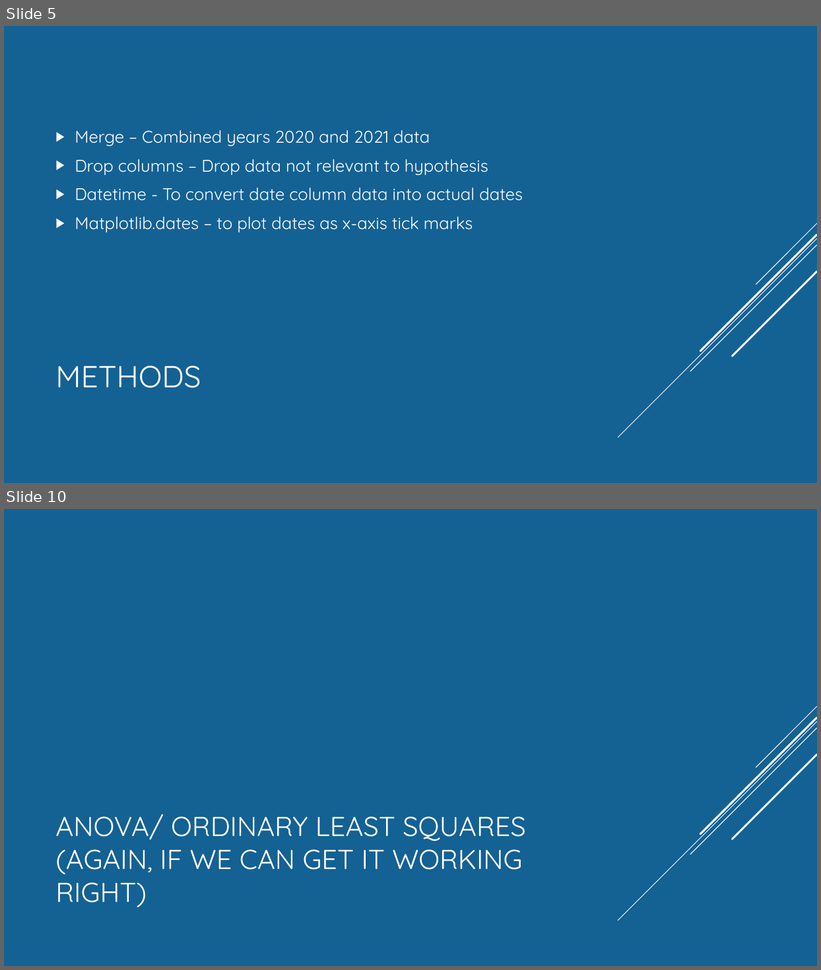
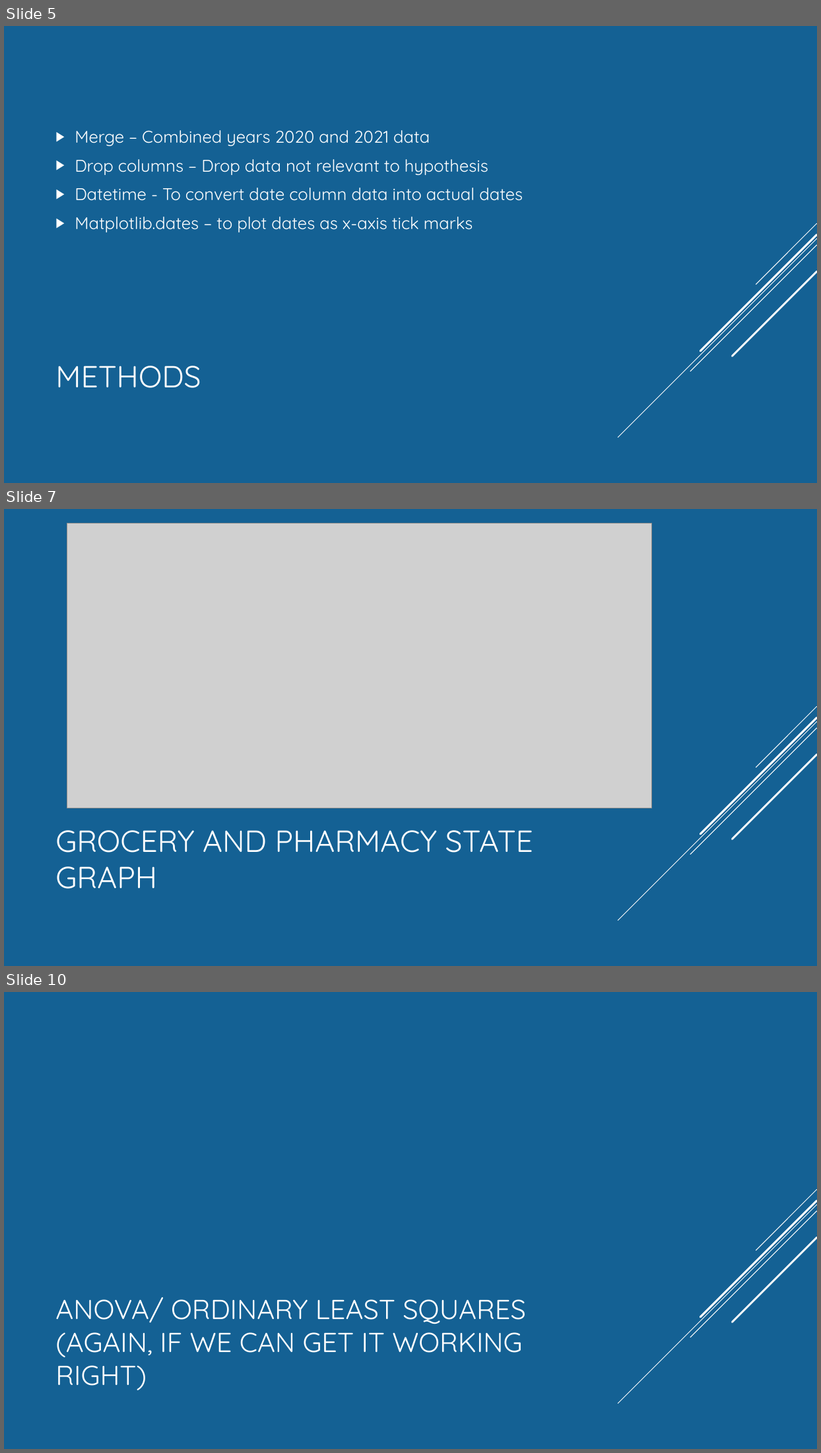
Before and after one commit to Munseaux/Pandemic-Movement, a slide deck: presentation.pptx. Shown one above the other, each under a label of ours: slides 5 and 10 before the commit, slides 5, 7 and 10 after it; the slides between them are not shown. The pictures are 821x970 and 821x1453 pixels, drawn with LibreOffice and Linux fonts; fonts in the diff are those of the drawing; grey boxes stand for pictures. Boxes give left, top, right and bottom in pixels: in the first picture for what was removed or moved away, otherwise in the second. Text is boxed around its words. In the diff, an @@ line names an element or a change of style, - is before the commit and + after.

Commit message:
Add files via upload
added some graphs to presentation

```diff
--- a/presentation.pptx
+++ b/presentation.pptx
@@ slide 7 added at (4,509,817,966), background #146194; not listed: 5 template elements that a slide beside it also shows @@
@@ picture added at (67,523,652,808) @@
@@ title added at (55,830,533,889), 36 pt, text #FFFFFF @@
+GROCERY AND PHARMACY STATE GRAPH
```
Also in this commit, not shown: 2 slides changed, 1 other slide added, 2 slides removed.
